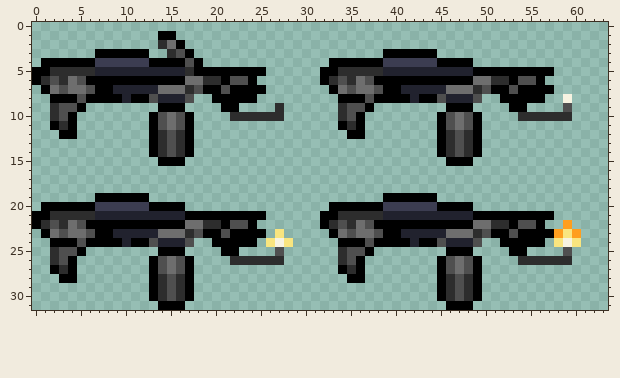
A pixel-art sprite gets an edit: Guns/Explosive/Flamethrower/Flamethrower.png. Above, as it was before the edit.
The file is 64x32 pixels.
After the commit:
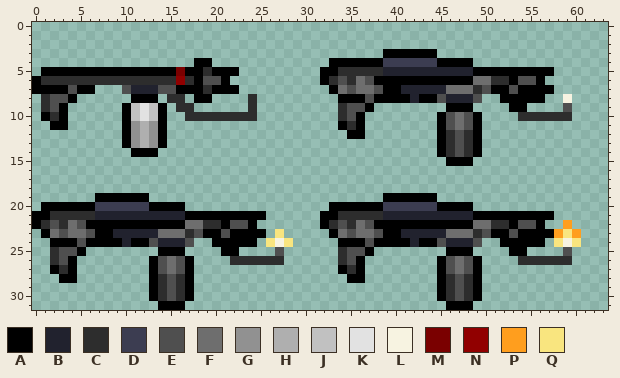
Palette (. is transparent): A #000000  B #21222e  C #2d2d2d  D #3c3d51  E #4f4f4f  F #6e6e6e  G #919191  H #afafaf  J #c1c1c1  K #e2e2e2  L #f7f3e1  M #7a0000  N #910000  P #ff9e1e  Q #f9e57f
The edit:
There is now colour A in row 4 at x 19; in row 7 at x 0; in row 8 at x 18 to 19; in row 9 at x 10; in row 10 at x 1 and 10; in rows 11 to 13 at x 10.
There is now colour A in row 14 at x 11 to 12.
The edit turns colour B into colour A in row 5 at x 7 to 15.
The edit turns colour C into colour A in row 5 at x 2 to 6 and 17; in row 7 at x 17; in row 11 at x 3; in rows 12 to 13 at x 14.
The edit turns colour E into colour A in row 7 at x 3, 6, 18 and 21; in row 8 at x 13; in row 9 at x 3; in row 10 at x 3 and 14; in row 11 at x 14.
The edit turns colour F into colour A in row 6 at x 18; in row 7 at x 2, 5 and 16.
There is now colour C in row 8 at x 1; in row 9 at x 1, 17 and 24; in row 10 at x 18 to 21.
The edit turns colour A into colour C in row 5 at x 19; in row 6 at x 6 to 15; in row 7 at x 19; in row 8 at x 24; in row 9 at x 16; in row 10 at x 17.
The edit turns colour B into colour C in row 8 at x 15 to 16.
The edit turns colour E into colour C in row 6 at x 2 and 5.
The edit turns colour F into colour C in row 6 at x 4 and 17.
The edit turns colour A into colour E in row 8 at x 2 to 3.
The edit turns colour B into colour E in row 7 at x 10.
The edit turns colour C into colour E in row 6 at x 19 to 20; in row 9 at x 2.
The edit turns colour F into colour E in row 7 at x 4 and 14 to 15.
There is now colour G in rows 11 to 13 at x 11.
The edit turns colour A into colour G in rows 11 to 13 at x 13.
There is now colour H in rows 11 to 13 at x 12.
There is now colour J in row 9 at x 11 and 13; in row 10 at x 11.
The edit turns colour A into colour J in row 10 at x 13.
There is now colour K in rows 9 to 10 at x 12.
The edit turns colour B into colour M in row 5 at x 16.
The edit turns colour A into colour N in row 6 at x 16.
The author cleared colour A in row 1 at x 14 to 15; in row 2 at x 16; in row 3 at x 7 to 12 and 17; in row 4 at x 1 to 6 and 13 to 16; in row 5 at x 0 and 23 to 25; in row 6 at x 24.
The author cleared colour A in row 7 at x 7 to 8 and 23 to 25; in row 8 at x 6 to 9 and 20 to 23; in row 9 at x 5, 15 and 21 to 22; in row 10 at x 4; in row 11 at x 4 and 17; in row 12 at x 3 to 4 and 17.
The author cleared colour A in rows 13 to 14 at x 17; in row 15 at x 14 to 16.
The author cleared colour B in row 7 at x 9; in row 8 at x 10 and 14.
The author cleared colour C in row 2 at x 14; in row 3 at x 15; in row 9 at x 27; in row 10 at x 25 to 27; in rows 12 to 13 at x 16; in row 14 at x 14 and 16.
The author cleared colour D in row 4 at x 7 to 12.
The author cleared colour E in row 3 at x 16; in row 4 at x 17; in row 6 at x 22 to 23; in row 8 at x 5 and 17; in row 9 at x 4; in rows 10 to 11 at x 16.
The author cleared colour E in rows 12 to 14 at x 15.
The author cleared colour F in row 2 at x 15; in rows 10 to 11 at x 15.
